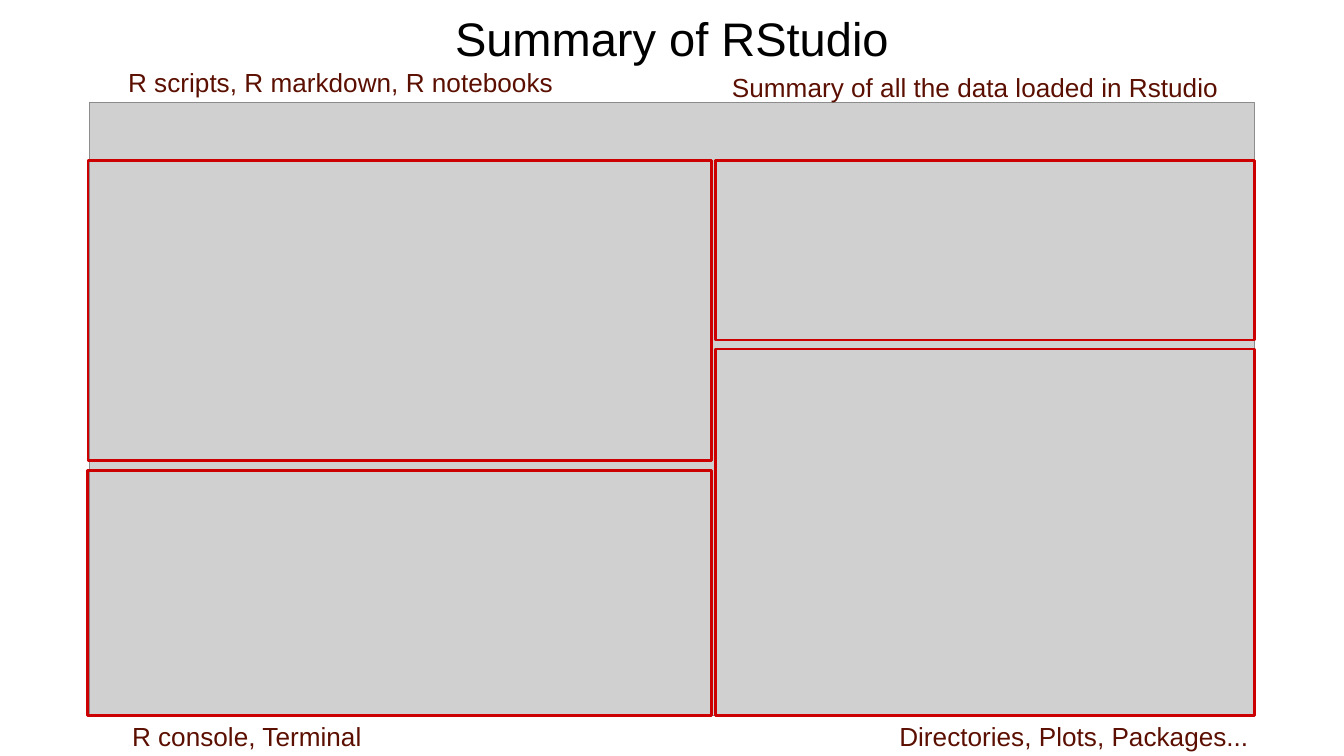
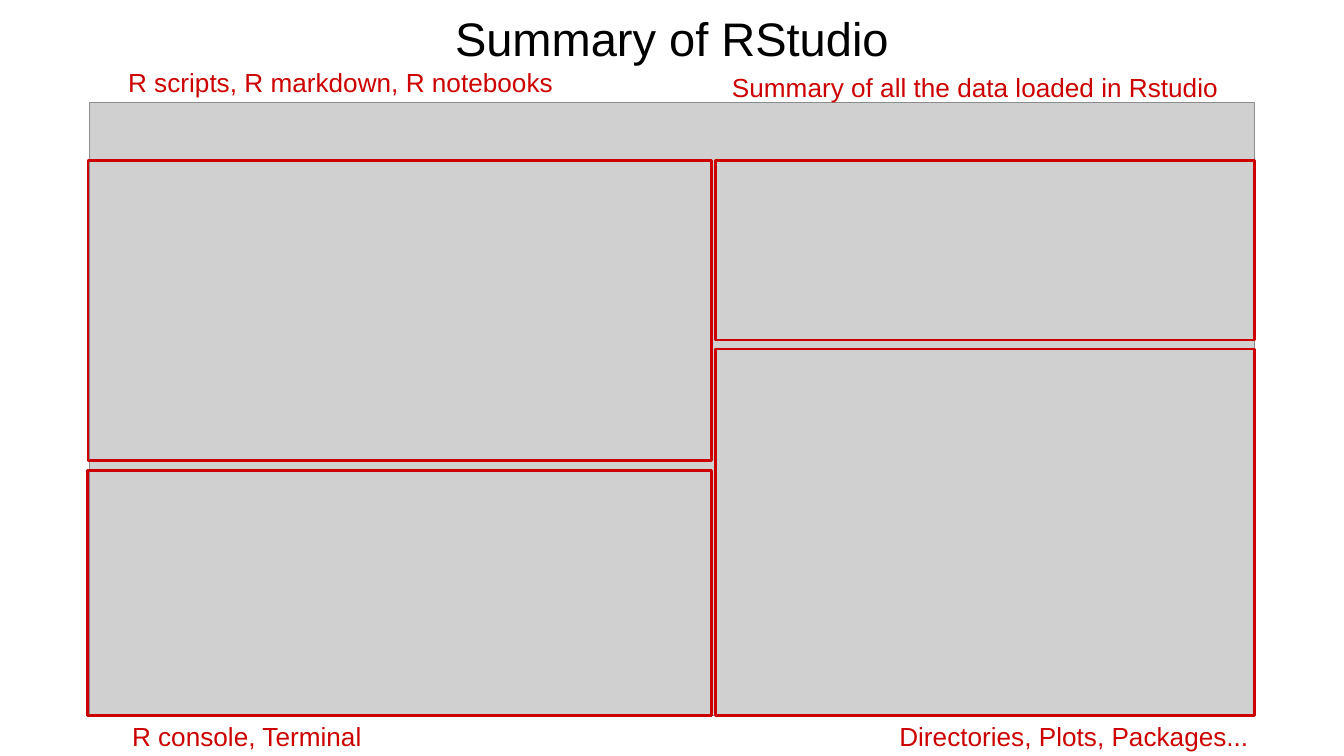
Before and after one commit to Dowell-Lab/srworkshop, a slide deck: slide 7 of day06/slides/Day6_slides.pptx. Drawn at 1344x756 pixels with LibreOffice and Linux fonts; fonts in the diff are those of the drawing; grey boxes stand for pictures. Boxes give left, top, right and bottom in pixels: in the first picture for what was removed or moved away, otherwise in the second. Text is boxed around its words. In the diff, an @@ line names an element or a change of style, - is before the commit and + after.

```diff
--- a/day06/slides/Day6_slides.pptx
+++ b/day06/slides/Day6_slides.pptx
@@ text colour #5B0F00 to #CC0000 in 4 elements at [132, 727, 361, 750], [899, 727, 1249, 751], [128, 73, 553, 98], [732, 78, 1218, 103] @@
```
Also in this commit, not shown: 1 other slide changed, 1 slide added, 2 other files.
